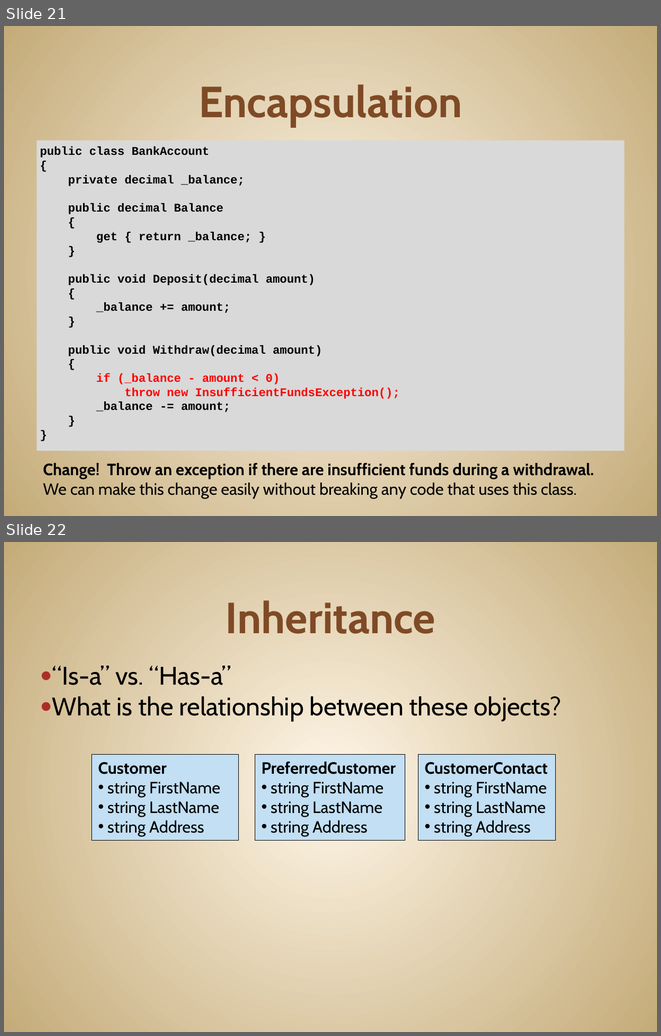
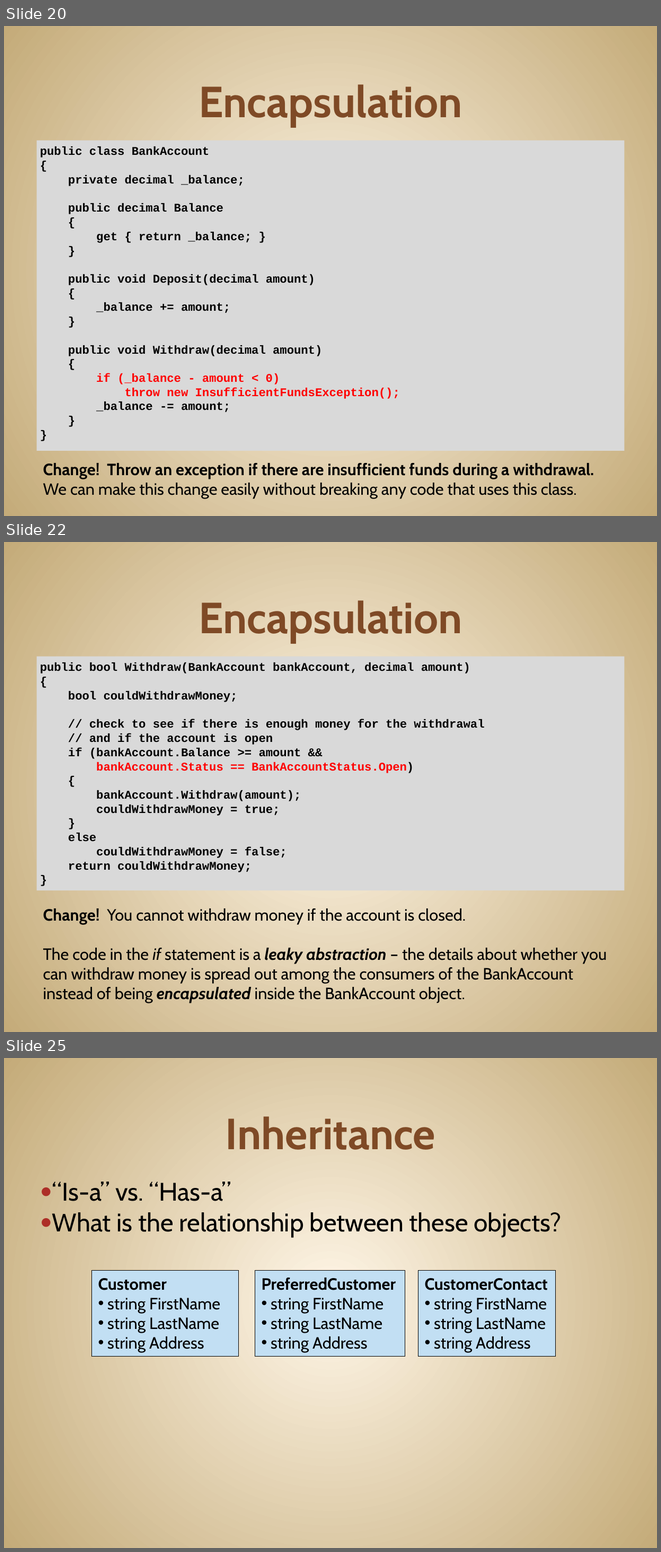
Before and after one commit to JonKruger/oop-solid-sample, a slide deck: slides/OOP-SOLID-CodeMash.pptx. Shown one above the other, each under a label of ours: slides 21 and 22 before the commit, slides 20, 22 and 25 after it; the slides between them are not shown. The pictures are 661x1036 and 661x1552 pixels, drawn with LibreOffice and Linux fonts; fonts in the diff are those of the drawing. Boxes give left, top, right and bottom in pixels: in the first picture for what was removed or moved away, otherwise in the second. Text is boxed around its words. In the diff, an @@ line names an element or a change of style, - is before the commit and + after.

```diff
--- a/slides/OOP-SOLID-CodeMash.pptx
+++ b/slides/OOP-SOLID-CodeMash.pptx
@@ slide 22 added at (4,542,657,1032), background gradient #FFF7E8 to #C4AA7A @@
@@ title added at (199,600,462,643), 48 pt, text #804B26, bold @@
+Encapsulation
@@ text added at (37,656,624,890), fill #D9D9D9, 13 pt, text #000000, bold @@
+public bool Withdraw(BankAccount bankAccount, decimal amount)
+{
+bool couldWithdrawMoney;
+// check to see if there is enough money for the withdrawal
+// and if the account is open
+if (bankAccount.Balance >= amount &&
+bankAccount.Status == BankAccountStatus.Open)
+{
+bankAccount.Withdraw(amount);
+couldWithdrawMoney = true;
+}
+else
+couldWithdrawMoney = false;
+return couldWithdrawMoney;
+}
@@ text added at (43,908,607,1003), 18 pt, text #000000 @@
+Change! You cannot withdraw money if the account is closed.
+The code in the if statement is a leaky abstraction – the details about whether you can withdraw money is spread out among the consumers of the BankAccount instead of being encapsulated inside the BankAccount object.
@@ what was slide 21 is now slide 20 @@
@@ what was slide 22 is now slide 25 @@
```
Also in this commit, not shown: 1 slide changed, 3 other slides added, 1 slide removed.
